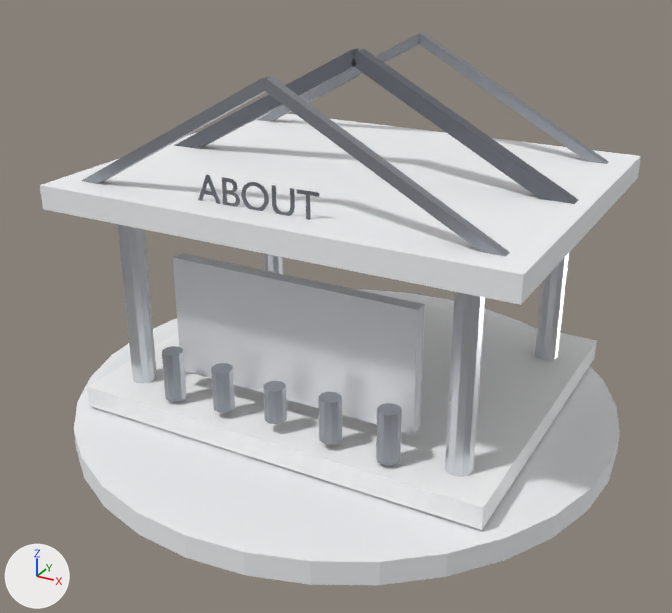
Before and after pictures for a commit that changed the glTF model public/v2/models/about.glb.
Before and after are seen from a 50 mm camera at (4.25, -7.96, 5.2) aimed at (0.03, -0.27, 1.36). Arrows for +X, +Y and +Z are at lower left; the lights stay in place. The first picture is the older version. Where no turn or scale is listed for an object, it has been applied to the vertices.

Names of what the first picture shows: 'About foundation', 'Cantilever roof', 'Home gable', 'Home gable.001', 'Home gable.003', 'Home roof left', 'Home roof right', 'Studio column', 'Studio column.002', 'Studio column.003', 'Studio floor', 'Studio screen' and 8 more.
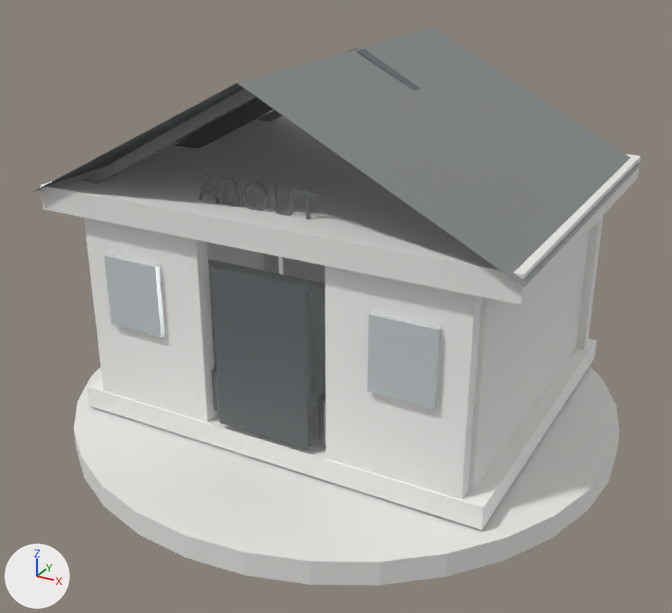
The change, as a diff of the scene's bpy script:
```diff
--- a/public/v2/models/about.glb.py
+++ b/public/v2/models/about.glb.py
@@ me_cottage_roof_right_geometry @@
+me_cottage_roof_right_geometry.from_pydata([(0.0, -1.84, 3.87), (2.44, -1.84, 2.62), (2.44, 2.03, 2.62), (0.0, 2.03, 3.87)], [], [(0, 1, 2), (0, 2, 3)])
+me_cottage_roof_right_geometry.materials.append(mat_satin_graphite)  # grey #9ca0a1
@@ me_cottage_roof_left_geometry @@
+me_cottage_roof_left_geometry.from_pydata([(-2.44, -1.84, 2.62), (0.0, -1.84, 3.87), (0.0, 2.03, 3.87), (-2.44, 2.03, 2.62)], [], [(0, 1, 2), (0, 2, 3)])
+me_cottage_roof_left_geometry.materials.append(mat_deep_ink)  # grey #6a7072
@@ ob_warm_cottage_window_001 @@
+ob_warm_cottage_window_001 = bpy.data.objects.new('Warm cottage window.001', me_cube_125)  # a box spanning x -0.31..0.31, y -0.03..0.03, z -0.36..0.36; in mat_blue_grey_glass (light grey #d5ddde)
+ob_warm_cottage_window_001.location = (1.42, -1.66, 1.7)
@@ ob_warm_cottage_window @@
+ob_warm_cottage_window = bpy.data.objects.new('Warm cottage window', me_cube_125.copy())
+ob_warm_cottage_window.location = (-1.42, -1.66, 1.7)
@@ ob_cottage_side_wall_001 @@
+ob_cottage_side_wall_001 = bpy.data.objects.new('Cottage side wall.001', me_cube_120)  # a box spanning x -0.08..0.08, y -1.68..1.68, z -1.05..1.05; in mat_warm_stone (white #ecebe8)
+ob_cottage_side_wall_001.location = (1.96, 0.2, 1.54)
@@ ob_cottage_side_wall @@
+ob_cottage_side_wall = bpy.data.objects.new('Cottage side wall', me_cube_120.copy())
+ob_cottage_side_wall.location = (-1.96, 0.2, 1.54)
@@ ob_cottage_roof_right @@
+ob_cottage_roof_right = bpy.data.objects.new('Cottage roof right', me_cottage_roof_right_geometry)
+ob_cottage_roof_right.location = (0.0, 0.0, 0.0)
@@ ob_cottage_roof_left @@
+ob_cottage_roof_left = bpy.data.objects.new('Cottage roof left', me_cottage_roof_left_geometry)
+ob_cottage_roof_left.location = (0.0, 0.0, 0.0)
@@ ob_cottage_rear_wall @@
+ob_cottage_rear_wall = bpy.data.objects.new('Cottage rear wall', me_cube_118)  # a box spanning x -2.14..2.14, y -0.08..0.08, z -1.05..1.05; in mat_warm_stone (white #ecebe8)
+ob_cottage_rear_wall.location = (0.0, 1.82, 1.54)
@@ ob_cottage_front_wall_001 @@
+ob_cottage_front_wall_001 = bpy.data.objects.new('Cottage front wall.001', me_cube_122)  # a box spanning x -0.66..0.66, y -0.08..0.08, z -1.05..1.05; in mat_limestone_chalk (white #f7f6f3)
+ob_cottage_front_wall_001.location = (1.33, -1.55, 1.54)
@@ ob_cottage_front_wall @@
+ob_cottage_front_wall = bpy.data.objects.new('Cottage front wall', me_cube_122.copy())
+ob_cottage_front_wall.location = (-1.33, -1.55, 1.54)
@@ ob_cottage_door @@
+ob_cottage_door = bpy.data.objects.new('Cottage door', me_cube_123)  # a box spanning x -0.49..0.49, y -0.04..0.04, z -0.79..0.79; in mat_deep_ink (grey #6a7072)
+ob_cottage_door.location = (0.0, -1.63, 1.35)
```

Pixel boxes [x1, y1, x2, y2] of what changed, in the pictures (672 x 613 px):
'Cottage roof right', added: after [238, 28, 641, 287]
'Cottage front wall.001', added: after [325, 266, 481, 500]
'Cottage front wall', added: after [84, 218, 217, 422]
'Cottage door', added: after [211, 268, 311, 449]
'Cottage side wall.001', added: after [468, 232, 589, 492]
'Warm cottage window.001', added: after [367, 312, 441, 409]
'Warm cottage window', added: after [104, 254, 165, 337]
'Cottage roof left', added: after [33, 83, 259, 192]
'Cottage rear wall', added (mostly hidden): after [284, 216, 603, 350]
'Cottage side wall', added: after [207, 242, 265, 271]
'Studio floor', unchanged, covered by the edit: before [87, 305, 597, 530]; after [87, 339, 597, 530]
'Studio screen', unchanged, covered by the edit: before [173, 253, 425, 434]; after [208, 259, 326, 408]
'Studio column.002', unchanged, covered by the edit: before [445, 292, 486, 477]
'Home roof right', unchanged, covered by the edit: before [351, 49, 579, 204]; after [357, 49, 421, 91]
